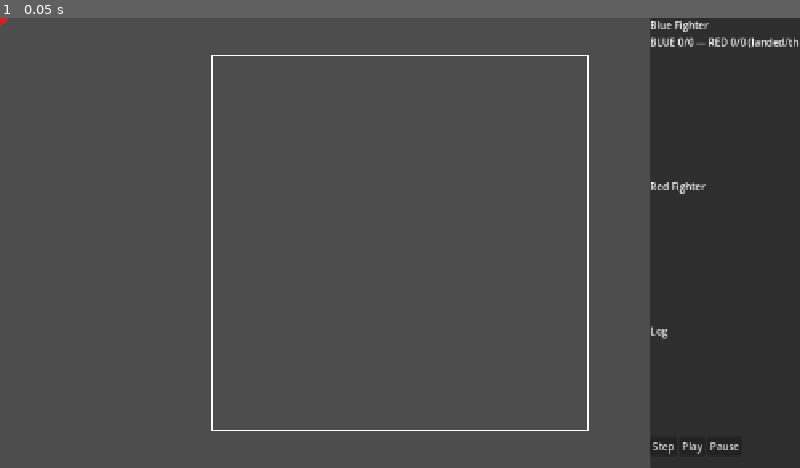
Above: before the commit, frame 1.
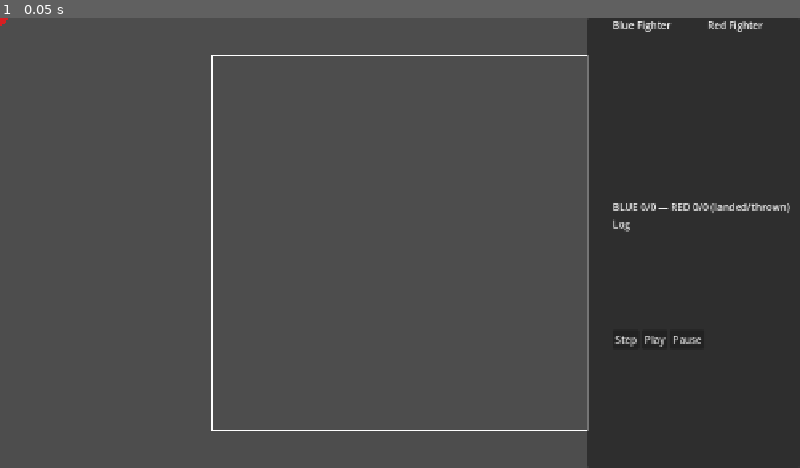
Above: after the commit, the same moment.

Repository: emeene/boxingsim-debugger
Game: Godot game, scene res://scenes/Main.tscn
The game is run twice, just before and just after one commit, with the same random seed, the same clock (stepped at 60 frames per second) and the same inputs.
Inputs:
- Up to frame 1 (0.05 s): no input

The runs differ from the first frame. In frame 1, 8.7% of the frame differs, in the area x 73-100%, y 0-100%.

Commit message:
Lay out fighter score panels side by side

Diff:
--- a/boxing-debugging/scenes/DebugPanel.gd
+++ b/boxing-debugging/scenes/DebugPanel.gd
@@ -5,8 +5,8 @@
 @onready var step_btn:    Button        = $VBoxContainer/HBoxContainer/StepButton
 @onready var play_btn:    Button        = $VBoxContainer/HBoxContainer/PlayButton
 @onready var pause_btn:   Button        = $VBoxContainer/HBoxContainer/PauseButton
-@onready var blue_scores: RichTextLabel = $VBoxContainer/BlueScores
-@onready var red_scores:  RichTextLabel = $VBoxContainer/RedScores
+@onready var blue_scores: RichTextLabel = $VBoxContainer/ScoresRow/BlueColumn/BlueScores
+@onready var red_scores:  RichTextLabel = $VBoxContainer/ScoresRow/RedColumn/RedScores
 @onready var tick_log:    RichTextLabel = $VBoxContainer/TickLog
 
 # Newest tick first — the log reads as a stack, capped so it can't grow unbounded
--- a/boxing-debugging/scenes/DebugPanel.tscn
+++ b/boxing-debugging/scenes/DebugPanel.tscn
@@ -11,7 +11,8 @@
 anchors_preset = 15
 anchor_right = 1.0
 anchor_bottom = 1.0
-offset_left = 940.0
+offset_left = 840.0
+offset_right = -100.0
 grow_horizontal = 2
 grow_vertical = 2
 
@@ -19,26 +20,39 @@
 anchors_preset = 15
 anchor_right = 1.0
 anchor_bottom = 1.0
-offset_left = 940.0
-offset_right = -40.0
+offset_left = 880.0
+offset_right = -100.0
 grow_horizontal = 2
 grow_vertical = 2
 
-[node name="BlueFighter" type="Label" parent="VBoxContainer" unique_id=1982777138]
+[node name="ScoresRow" type="HBoxContainer" parent="VBoxContainer" unique_id=108013605]
+layout_mode = 2
+
+[node name="BlueColumn" type="VBoxContainer" parent="VBoxContainer/ScoresRow" unique_id=845104440]
+layout_mode = 2
+size_flags_horizontal = 3
+
+[node name="BlueFighter" type="Label" parent="VBoxContainer/ScoresRow/BlueColumn" unique_id=1982777138]
 layout_mode = 2
 text = "Blue Fighter"
 
-[node name="BlueScores" type="RichTextLabel" parent="VBoxContainer" unique_id=1450287301]
-custom_minimum_size = Vector2(0, 200)
+[node name="BlueScores" type="RichTextLabel" parent="VBoxContainer/ScoresRow/BlueColumn" unique_id=1450287301]
+custom_minimum_size = Vector2(0, 260)
 layout_mode = 2
+size_flags_vertical = 3
 
-[node name="RedFighter" type="Label" parent="VBoxContainer" unique_id=1357058581]
+[node name="RedColumn" type="VBoxContainer" parent="VBoxContainer/ScoresRow" unique_id=36829463]
+layout_mode = 2
+size_flags_horizontal = 3
+
+[node name="RedFighter" type="Label" parent="VBoxContainer/ScoresRow/RedColumn" unique_id=1357058581]
 layout_mode = 2
 text = "Red Fighter"
 
-[node name="RedScores" type="RichTextLabel" parent="VBoxContainer" unique_id=429215310]
-custom_minimum_size = Vector2(0, 200)
+[node name="RedScores" type="RichTextLabel" parent="VBoxContainer/ScoresRow/RedColumn" unique_id=429215310]
+custom_minimum_size = Vector2(0, 260)
 layout_mode = 2
+size_flags_vertical = 3
 
 [node name="Log" type="Label" parent="VBoxContainer" unique_id=1818071636]
 layout_mode = 2
